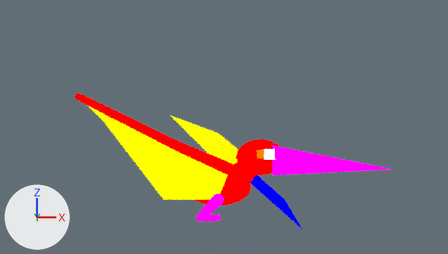
The Blender file assets-source/blender/motion/pteranodon-hop.blend as it was, and as the next commit left it.
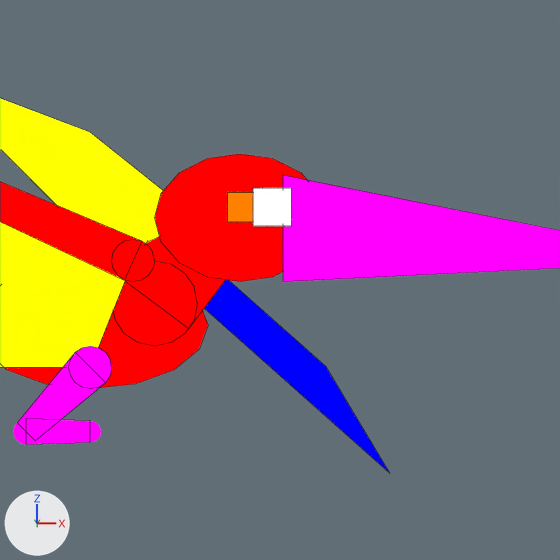
Each version appears first from the file's camera 'DinoTycoon_Motion_pteranodon_hop_sample_Camera', and next in a close-up on the part from 43% to 78% of the width and 38% to 100% of the height. Arrows for +X, +Y and +Z are at lower left; the lights stay in place. The last two pictures show the newer version. Both versions are drawn at full value of the shape key 'hop_04' of 'DinoTycoon_Motion_pteranodon_hop_far_wing'; the numbers are the values there. The close-ups show mesh edges as thin lines.

Names of what the first close-up shows: 'DinoTycoon_Motion_pteranodon_hop_beak', 'DinoTycoon_Motion_pteranodon_hop_body', 'DinoTycoon_Motion_pteranodon_hop_crest', 'DinoTycoon_Motion_pteranodon_hop_eye', 'DinoTycoon_Motion_pteranodon_hop_far_wing', 'DinoTycoon_Motion_pteranodon_hop_feet_0', 'DinoTycoon_Motion_pteranodon_hop_head', 'DinoTycoon_Motion_pteranodon_hop_near_membrane', 'DinoTycoon_Motion_pteranodon_hop_neck_0', 'DinoTycoon_Motion_pteranodon_hop_neck_joint_0', 'DinoTycoon_Motion_pteranodon_hop_wing_fingers_0', 'DinoTycoon_Motion_pteranodon_hop_wing_fingers_joint_0' and 5 more.
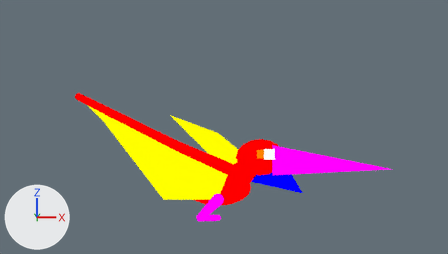
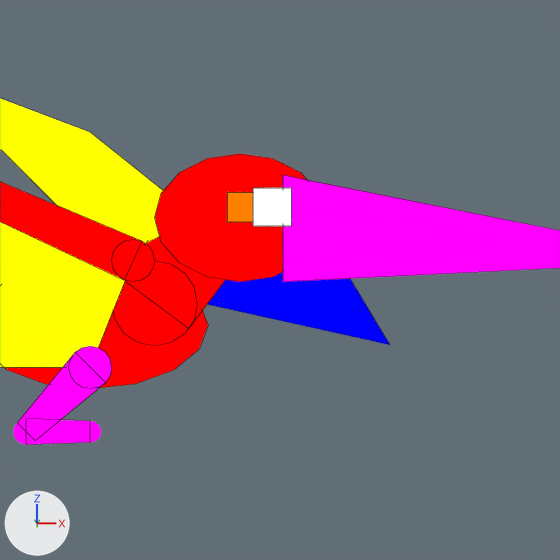
Edits to the bpy script that builds the scene:
```text
Change me_dinotycoon_motion_pteranodon_hop_sample_far_wing:
    used by ob_dinotycoon_motion_pteranodon_hop_far_wing; location = (0.0, 0.0, 0.0)
    before: 1 (47.0, 3.0, 9.05) at pixel (325, 366), 2 (50.0, 3.0, 4.05) at pixel (389, 473), 5 (47.0, 5.0, 9.05) at pixel (325, 366), 6 (50.0, 5.0, 4.05) at pixel (389, 473)
    remove me_dinotycoon_motion_pteranodon_hop_sample_far_wing.from_pydata(...)  # 8 vertices, 6 faces; spans x 38.0..50.0, y 3.0..5.0, z 4.05..17.05
    add me_dinotycoon_motion_pteranodon_hop_sample_far_wing.from_pydata(...)  # 8 vertices, 6 faces; spans x 38.0..50.0, y 3.0..5.0, z 10.05..17.05
    me_dinotycoon_motion_pteranodon_hop_sample_far_wing part 1
    add for i in [1, 2, 5, 6]: me_dinotycoon_motion_pteranodon_hop_sample_far_wing.vertices[i].co += Vector((0.0, 0.0, 6.0))
```

What differs and where, as boxes [x1, y1, x2, y2] in the close-ups (560 x 560 px):
'DinoTycoon_Motion_pteranodon_hop_far_wing', reshaped
    before: [204, 280, 389, 472]
    after: [208, 272, 390, 345]
